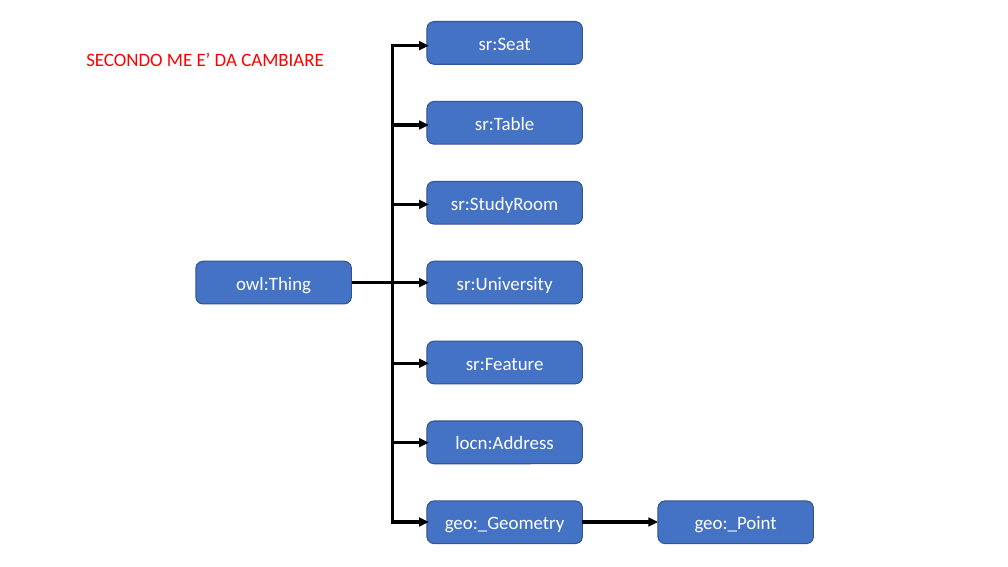
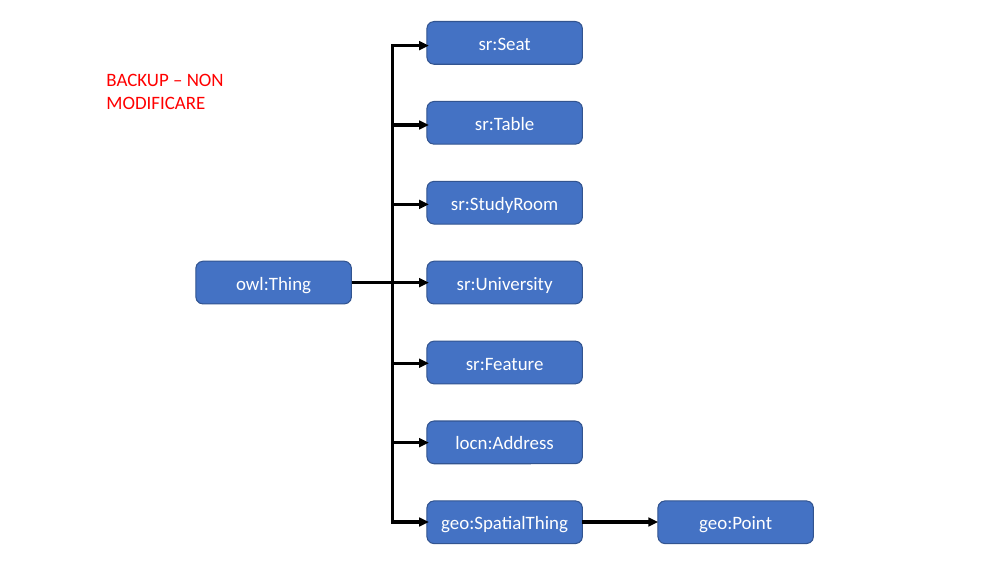
Before and after one commit to matte21/CalcM, a slide deck: slide 12 of ontologia.pptx (slide 10 before the commit). Drawn at 1008x567 pixels with LibreOffice and Linux fonts; fonts in the diff are those of the drawing. Boxes give left, top, right and bottom in pixels: in the first picture for what was removed or moved away, otherwise in the second. Text is boxed around its words. In the diff, an @@ line names an element or a change of style, - is before the commit and + after.

```diff
--- a/ontologia.pptx
+++ b/ontologia.pptx
@@ text removed at (86, 53, 324, 66) @@
-SECONDO ME E’ DA CAMBIARE
@@ text added at (106, 73, 224, 109), 18 pt, text #FF0000 @@
+BACKUP – NON MODIFICARE
@@ text in rounded rectangle at (441, 516, 568, 532): text changed @@
-geo:_Geometry
+geo:SpatialThing
@@ text in rounded rectangle at (699, 516, 772, 532): text changed @@
-geo:_Point
+geo:Point
```
Also in this commit, not shown: 2 other slides changed, 2 slides added.
